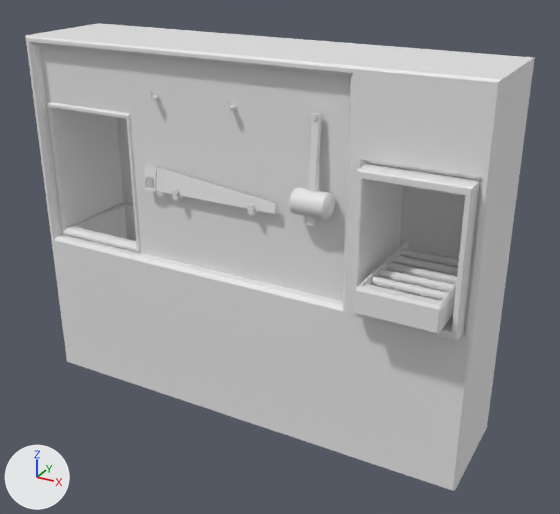
An edit to the FBX model My project/Assets/Art/Static_Meshes/Etabli_Fond.fbx, drawn before and after from the same camera.
Rendered twice from a 50 mm camera at (1.95, -3.17, 2.55) aimed at (0.14, 0.12, 0.91). The axes (+X, +Y, +Z) are drawn at lower left. The lights are the same throughout.

In view in the first picture: 'Etabli_Fond'.
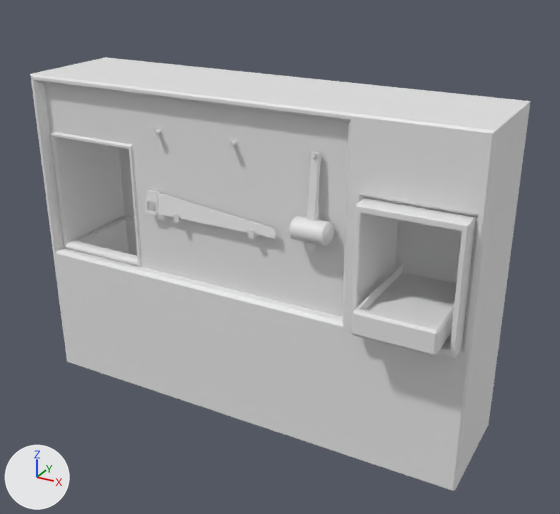
Edits to the bpy script that builds the scene:
```text
Change me_mesh:
    used by ob_etabli_fond; location = (0.0, 0.0, 0.0); scale = (0.0254, 0.0254, 0.0283)
    remove me_mesh.from_pydata(...)  # 706 vertices, 643 faces; spans x -49.1..49.1, y -12.5..19.8, z 0.0..70.0
    add me_mesh.from_pydata(...)  # 549 vertices, 557 faces; spans x -49.1..49.1, y -13.2..18.9, z 0.0..70.0
    me_mesh part 1: the loose piece of 32 vertices spanning x 29.7..45.2, y -12.5..15.4, z 32.5..37.5 is moved by (0.0, -0.8, 0.0)
    me_mesh part 2: 6 loose pieces with 144 vertices, spanning x 30.5..44.6, y -10.6..9.2, z 35.7..37.1, are deleted
    me_mesh part 3
    18 vertices are removed from x -49.1..48.1, y -4.4..19.8, z 28.2..57.5
    61 faces are deleted
    21 vertices in x -49.1..49.1, y 16.6..17.6, z 0.0..70.0 move by (0.0, 1.3, 0.0)
    4 vertices in x 27.6..47.4, y 16.4, z 30.4..55.3 move by (0.0, 2.5, 0.0)
    4 vertices in x 28.8..46.3, y 11.6, z 31.8..53.9 move by (0.0, -1.6, 0.0)
    3 vertices in x -49.1..-24.6, y 19.8, z 28.2..57.5 move by (0.0, -0.9, 0.0)
    5 vertices are added at (25.9, 18.9, 28.2), (-49.1, 18.9, 28.2), (25.9, 18.9, 57.5), (-20.8, -4.4, 48.7), (-18.2, -4.4, 48.7)
    47 new faces join them
Change ob_etabli_fond:
    ob_etabli_fond.scale: (0.0254, 0.0254, 0.0283) -> (0.0254, 0.0254, 0.0254)
```

Location of each change, [x1, y1, x2, y2] in pixels of the pictures (560 x 514 px; the box of a moved part takes in the faces that stretch with it):
'Etabli_Fond', reshaped, rescaled (7% shorter)
    before: [25, 23, 535, 491]
    after: [30, 57, 530, 491]
part 1 of me_mesh, moved or reshaped
    before: [354, 241, 456, 335]
    after: [352, 263, 456, 356]
part 2 of me_mesh, deleted
    before: [364, 248, 459, 303]
part 3 of me_mesh, moved or reshaped
    before: [26, 23, 535, 490]
    after: [32, 57, 530, 490]
